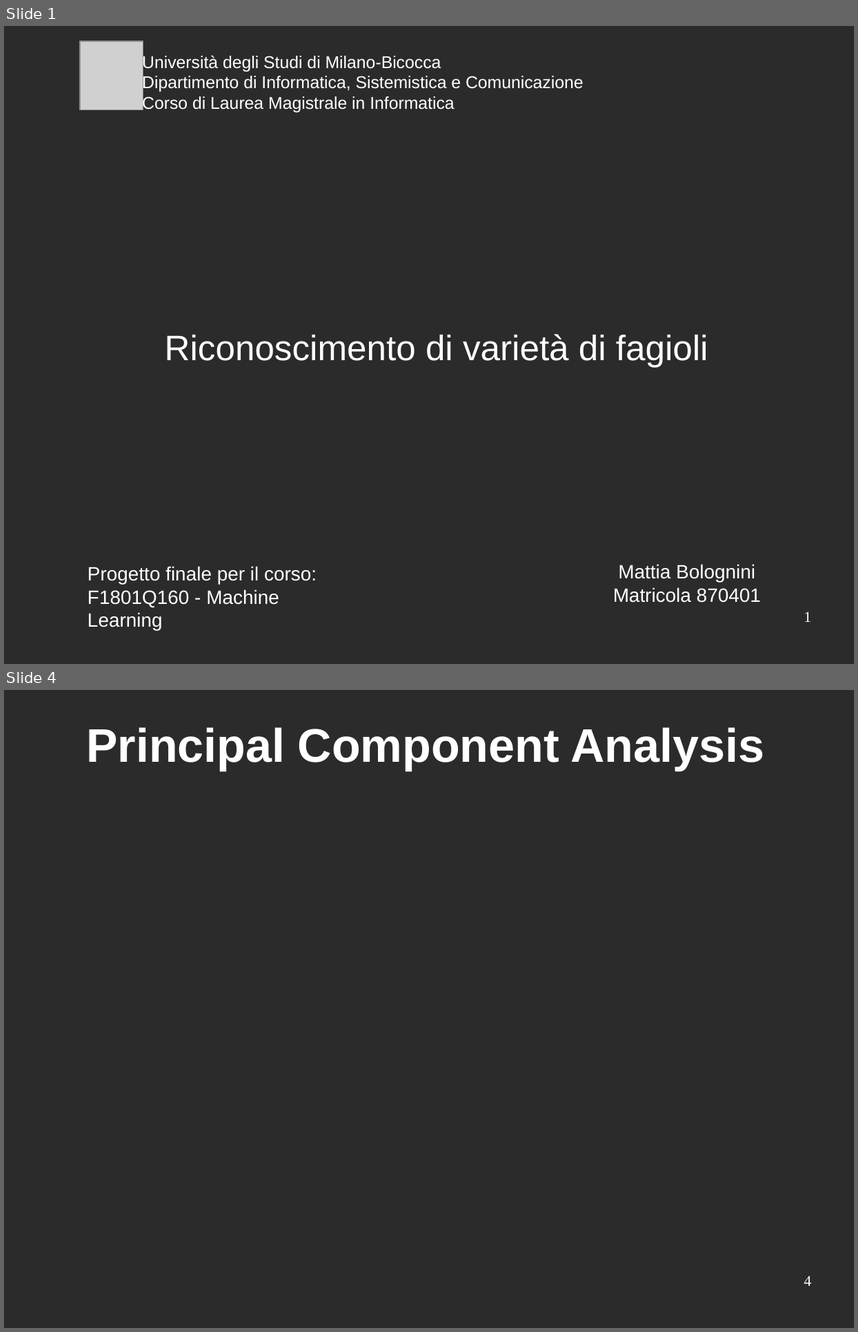
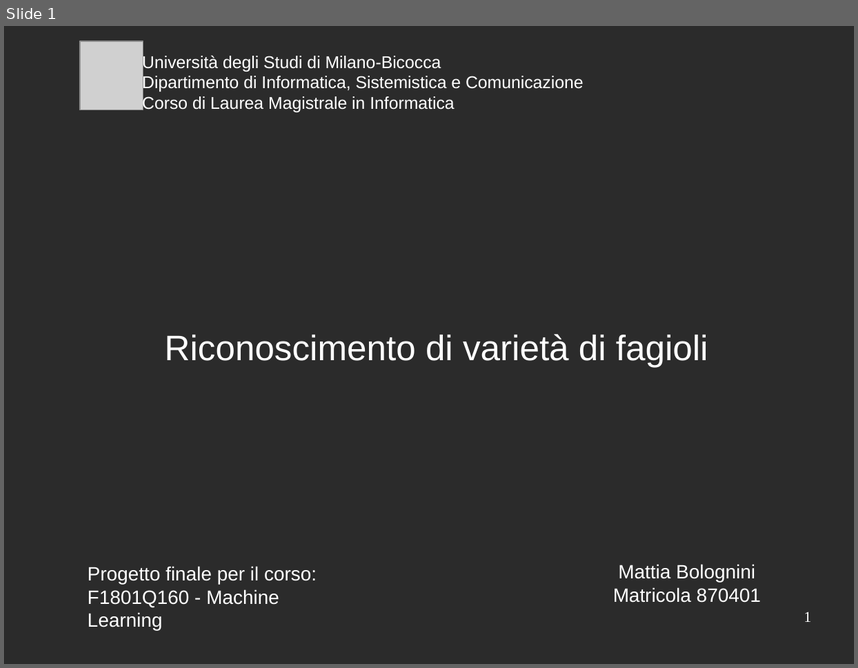
Before and after one commit to mattia010/dry_beans_ML, a slide deck: report/presentation_slides.odp. Shown one above the other, each under a label of ours: slides 1 and 4 before the commit, slide 1 after it; the slides between them are not shown. The pictures are 858x1332 and 858x668 pixels, drawn with LibreOffice and Linux fonts; fonts in the diff are those of the drawing; grey boxes stand for pictures; background and template pictures are left out; a plain dark background stands for a picture behind light text. Boxes give left, top, right and bottom in pixels: in the first picture for what was removed or moved away, otherwise in the second. Text is boxed around its words. In the diff, an @@ line names an element or a change of style, - is before the commit and + after.

```diff
--- a/report/presentation_slides.odp
+++ b/report/presentation_slides.odp
@@ slide 4 removed at <box>4,690,854,1328</box>, background picture (left out) @@
@@ title removed at <box>86,727,764,771</box> @@
-Principal Component Analysis
@@ page number removed at <box>804,1275,811,1285</box> @@
-4
```
Also in this commit, not shown: 3 slides changed, 11 slides added, 6 other slides removed.
